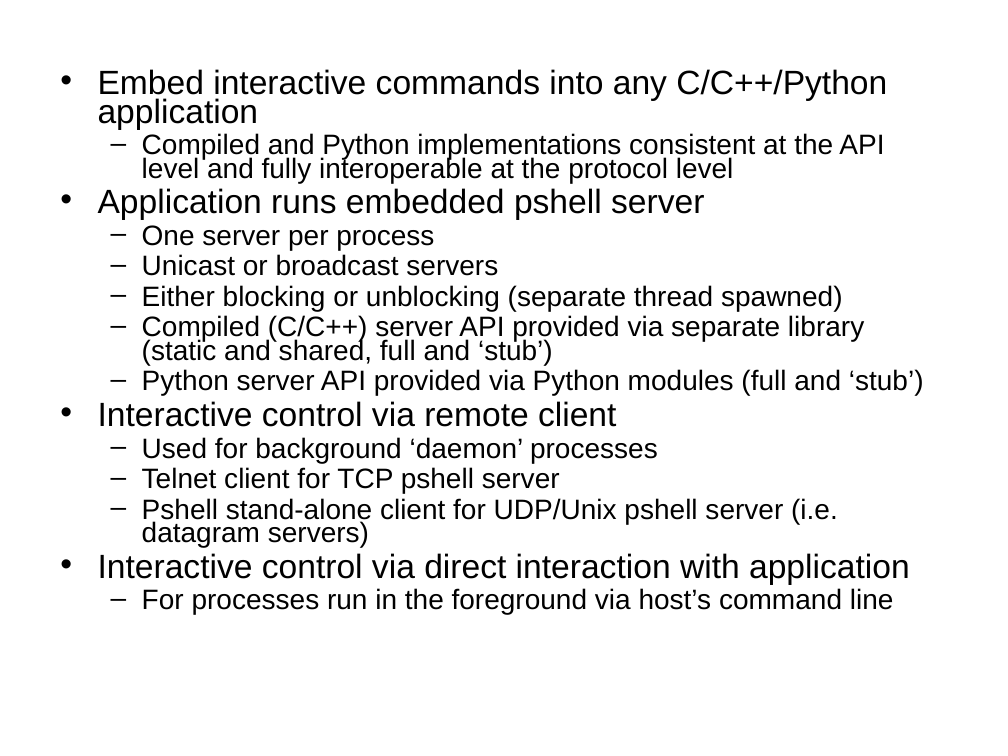
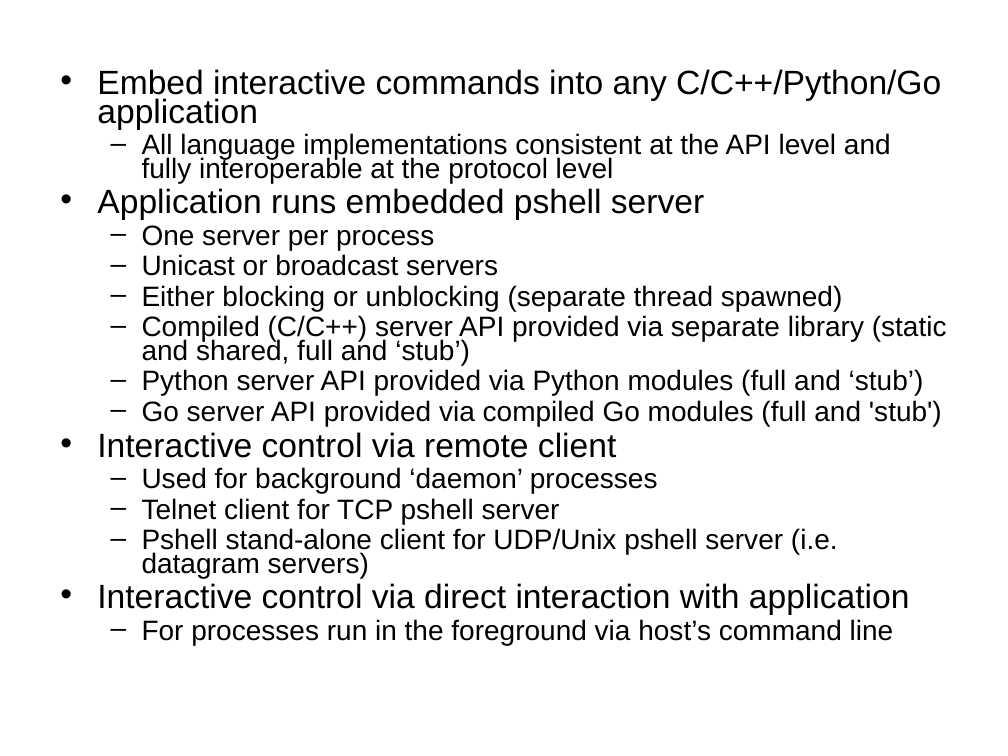
Before and after one commit to RonIovine/pshell, a slide deck: slide 2 of PSHELL-Framework.ppt. Drawn at 1008x756 pixels with LibreOffice and Linux fonts; fonts in the diff are those of the drawing. Boxes give left, top, right and bottom in pixels: in the first picture for what was removed or moved away, otherwise in the second. Text is boxed around its words. In the diff, an @@ line names an element or a change of style, - is before the commit and + after.

Commit message:
Initial checkin of local server for 'go' server

```diff
--- a/PSHELL-Framework.ppt
+++ b/PSHELL-Framework.ppt
@@ text at [97, 69, 941, 183]: text changed @@
-• Embed interactive commands into any C/C++/Python application
-  – Compiled and Python implementations consistent at the API level and fully interoperable at the protocol level
+• Embed interactive commands into any C/C++/Python/Go application
+  – All language implementations consistent at the API level and fully interoperable at the protocol level
@@ text at [142, 400, 942, 426]: paragraph added @@
+  – Go server API provided via compiled Go modules (full and 'stub')
```
Also in this commit, not shown: 1 other slide changed, 8 other files.
